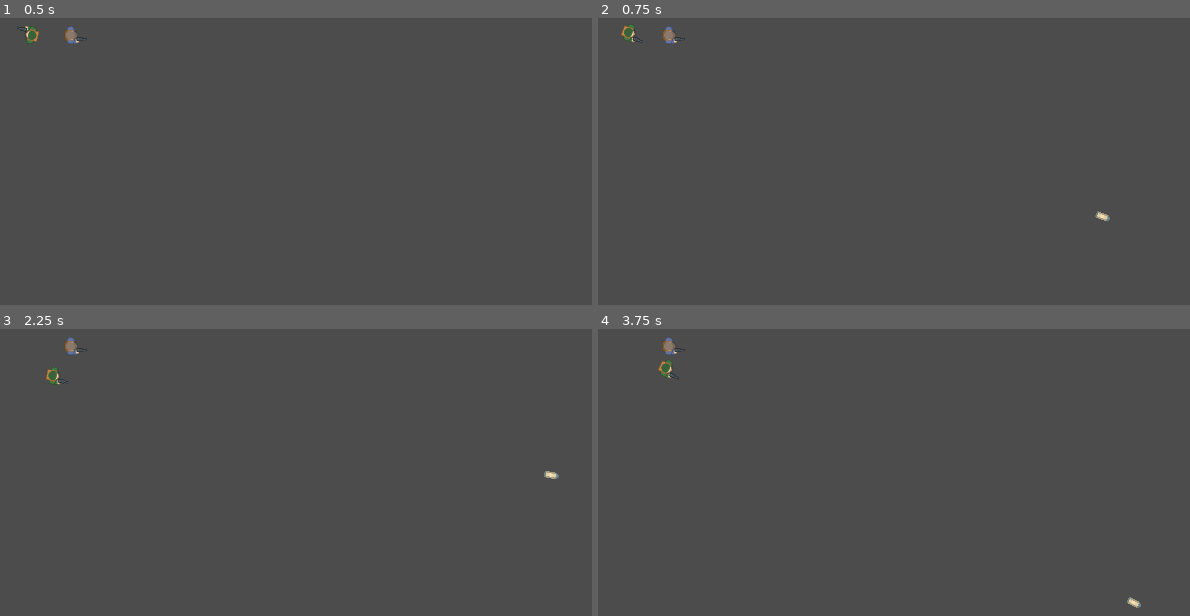
Above: before the commit, frames 1-4 (two rows, left to right).
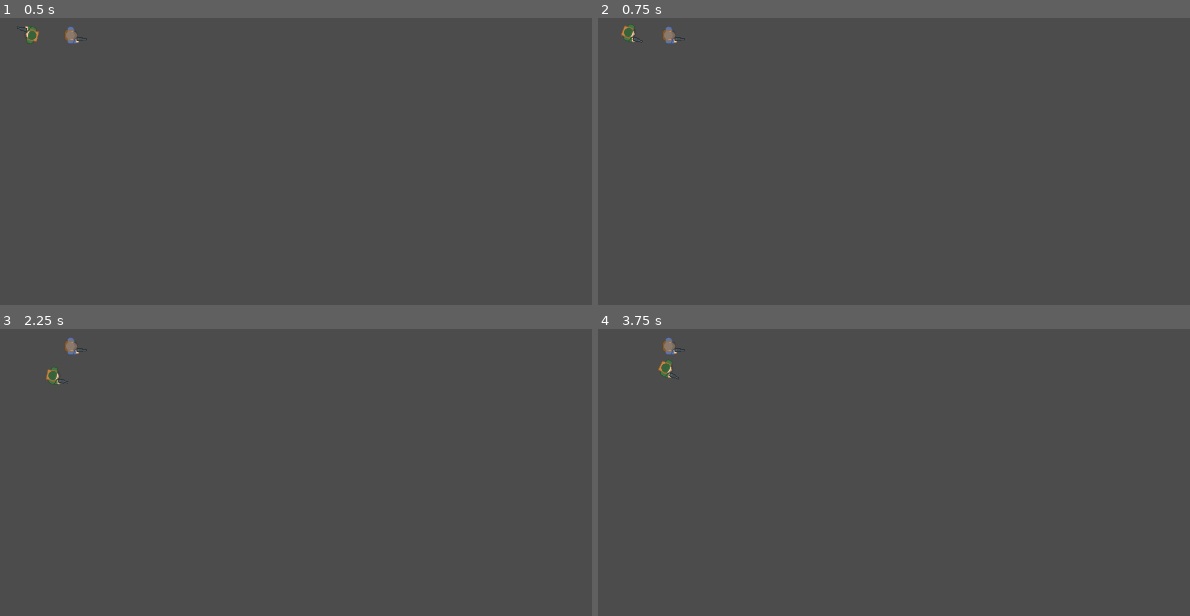
Above: after the commit, the same moments.

Repository: SathvikHegde/Militia-Strike
Game: Godot game, scene res://Main.tscn
The game is run twice, just before and just after one commit, with the same random seed, the same clock (stepped at 60 frames per second) and the same inputs.
Inputs (mouse positions are in pixels of both pictures, inside the frame that each line leads up to):
- Up to frame 1 (0.5 s): no input
- Up to frame 2 (0.75 s): tap Enter at 0.5 s; move the mouse to (1089, 207) at 0.52 s; press the mouse at (1089, 207) at 0.53 s; hold D (right) from 0.53 s (still down)
- Up to frame 3 (2.25 s): tap Space at 1.25 s; move the mouse to (159, 564) at 1.27 s; release D (right) at 1.28 s; release the mouse at (159, 564) at 1.28 s; hold S (down) 1.28-2.03 s; click (159, 564) at 1.35 s; move the mouse to (396, 440) at 2.02 s; press the mouse at (396, 440) at 2.03 s; hold D (right) from 2.03 s (still down)
- Up to frame 4 (3.75 s): move the mouse to (outside the picture) at 2.77 s; release D (right) at 2.78 s; release the mouse at (outside the picture) at 2.78 s; hold W (up) 2.78-3.53 s; click (outside the picture) at 2.85 s; tap Enter at 3.5 s; move the mouse to (1154, 607) at 3.52 s; press the mouse at (1154, 607) at 3.53 s; hold A (left) from 3.53 s (still down)

Frame 1 is identical in both runs. In frame 2, less than 0.1% of the frame differs, in the area x 83-87%, y 67-72%; in frame 3, less than 0.1%; in frame 4, less than 0.1%.

Commit message:
Refactoring pt.1.5

Diff:
--- a/Characters/Player.gd
+++ b/Characters/Player.gd
@@ -2,15 +2,10 @@
 class_name Player
 
 export (int) var speed = 100;
-export (PackedScene) var Bullet;
+
+onready var health = $Health;
 
 signal playerFiredBullet(bullet, position, direction);
-
-onready var endOfGun = $EndOfGun;
-onready var gunDirection = $GunDirection;
-onready var attackCooldown = $AttackCooldown;
-onready var muzzleFlashAnimation = $AnimationPlayer;
-onready var health = $Health;
 
 func _physics_process(delta):
 	var direction = Vector2();
@@ -34,12 +29,7 @@
 		shootBullet();
 
 func shootBullet():
-	if attackCooldown.is_stopped():
-		var bulletInstance = Bullet.instance();
-		var direction = (gunDirection.global_position - endOfGun.global_position).normalized();
-		emit_signal("playerFiredBullet", bulletInstance, endOfGun.global_position, direction);
-		attackCooldown.start();
-		muzzleFlashAnimation.play("muzzleFlash");
+	pass
 
 func handleHit():
 	health.health -= 30;
--- /dev/null
+++ b/Weapons/Weapon.gd
@@ -0,0 +1,16 @@
+extends Node2D
+
+export (PackedScene) var Bullet;
+
+onready var endOfGun = $EndOfGun;
+onready var gunDirection = $GunDirection;
+onready var attackCooldown = $AttackCooldown;
+onready var muzzleFlashAnimation = $AnimationPlayer;
+
+func shootBullet():
+	if attackCooldown.is_stopped() and Bullet != null:
+		var bulletInstance = Bullet.instance();
+		var direction = (gunDirection.global_position - endOfGun.global_position).normalized();
+		emit_signal("playerFiredBullet", bulletInstance, endOfGun.global_position, direction);
+		attackCooldown.start();
+		muzzleFlashAnimation.play("muzzleFlash");
--- /dev/null
+++ b/Weapons/Weapon.tscn
@@ -0,0 +1,58 @@
+[gd_scene load_steps=4 format=2]
+
+[ext_resource path="res://Assets/Spritesheet/onlyObjects_retina.png" type="Texture" id=1]
+[ext_resource path="res://Weapons/Weapon.gd" type="Script" id=2]
+
+[sub_resource type="Animation" id=2]
+resource_name = "muzzleFlash"
+length = 0.05
+step = 0.05
+tracks/0/type = "value"
+tracks/0/path = NodePath("MuzzleFlash:visible")
+tracks/0/interp = 1
+tracks/0/loop_wrap = true
+tracks/0/imported = false
+tracks/0/enabled = true
+tracks/0/keys = {
+"times": PoolRealArray( 0, 0.05 ),
+"transitions": PoolRealArray( 1, 1 ),
+"update": 1,
+"values": [ true, false ]
+}
+tracks/1/type = "value"
+tracks/1/path = NodePath("MuzzleFlash:scale")
+tracks/1/interp = 1
+tracks/1/loop_wrap = true
+tracks/1/imported = false
+tracks/1/enabled = true
+tracks/1/keys = {
+"times": PoolRealArray( 0, 0.05 ),
+"transitions": PoolRealArray( 1, 1 ),
+"update": 0,
+"values": [ Vector2( 0.25, 0.25 ), Vector2( 0.1, 0.35 ) ]
+}
+
+[node name="Weapon" type="Node2D"]
+script = ExtResource( 2 )
+
+[node name="EndOfGun" type="Position2D" parent="."]
+position = Vector2( 27.8595, 9.51505 )
+
+[node name="GunDirection" type="Position2D" parent="."]
+position = Vector2( 30.7023, 9.51505 )
+
+[node name="AttackCooldown" type="Timer" parent="."]
+one_shot = true
+
+[node name="MuzzleFlash" type="Sprite" parent="."]
+visible = false
+position = Vector2( 36.5256, 9.54639 )
+rotation = -1.5708
+scale = Vector2( 0.1, 0.35 )
+texture = ExtResource( 1 )
+region_enabled = true
+region_rect = Rect2( 648, 645, 40, 49 )
+
+[node name="AnimationPlayer" type="AnimationPlayer" parent="."]
+root_node = NodePath("../..")
+anims/muzzleFlash = SubResource( 2 )
